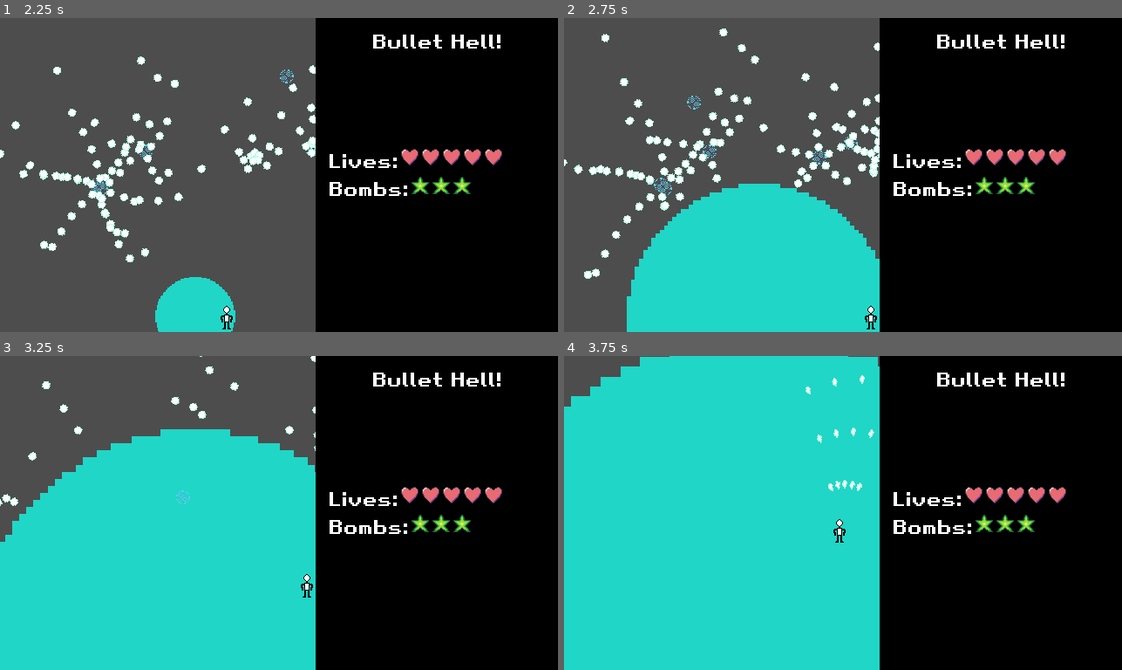
Above: before the commit, frames 1-4 (two rows, left to right).
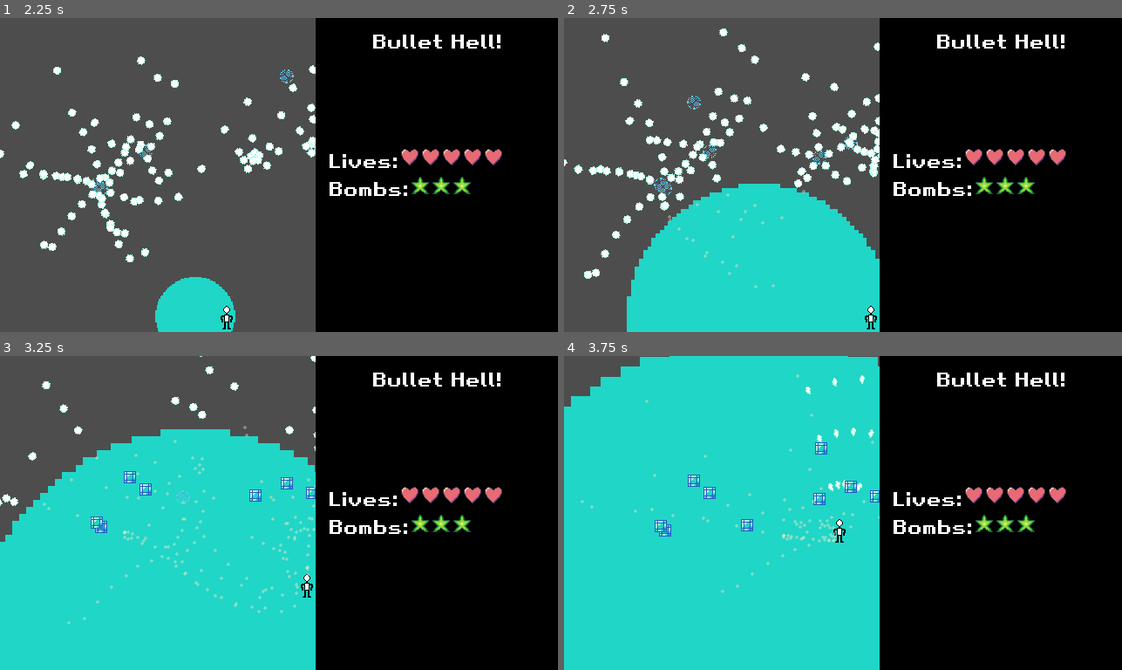
Above: after the commit, the same moments.

Repository: PhotonChaos/BulletHell
Game: Godot game, scene res://scenes/game.tscn
The game is run twice, just before and just after one commit, with the same random seed, the same clock (stepped at 60 frames per second) and the same inputs.
Inputs:
- Up to frame 1 (2.25 s): hold Right (move_right) 0.53-1.28 s; hold Shift (focus) 0.53-1.28 s; hold Down (move_down) 1.28-2.03 s; tap Z (primary) at 1.35 s; hold Right (move_right) from 2.03 s (still down); hold X (secondary) from 2.03 s (still down)
- Up to frame 2 (2.75 s): keep holding Right (move_right); keep holding X (secondary)
- Up to frame 3 (3.25 s): release Right (move_right) at 2.78 s; release X (secondary) at 2.78 s; hold Up (move_up) from 2.78 s (still down); tap Shift (focus) at 2.85 s
- Up to frame 4 (3.75 s): release Up (move_up) at 3.53 s; hold Left (move_left) from 3.53 s (still down); hold Z (primary) from 3.53 s (still down)

Frame 1 is identical in both runs. In frame 2, 0.1% of the frame differs, in the area x 18-44%, y 54-87%; in frame 3, 1.1%, in the area x 7-57%, y 22-86%; in frame 4, 0.9%.

Commit message:
Added item magnetizing and point of collection

Diff:
--- a/scenes/player.tscn
+++ b/scenes/player.tscn
@@ -18,8 +18,12 @@
 [sub_resource type="CircleShape2D" id="CircleShape2D_i3pqv"]
 radius = 12.0
 
-[sub_resource type="RectangleShape2D" id="RectangleShape2D_qlg0r"]
-size = Vector2(14, 27)
+[sub_resource type="CircleShape2D" id="CircleShape2D_qlg0r"]
+radius = 36.0139
+
+[sub_resource type="CapsuleShape2D" id="CapsuleShape2D_qlg0r"]
+radius = 7.0
+height = 28.0
 
 [node name="Player" type="RigidBody2D" groups=["player"]]
 physics_material_override = SubResource("PhysicsMaterial_dqkch")
@@ -61,13 +65,22 @@
 shape = SubResource("CircleShape2D_i3pqv")
 debug_color = Color(0, 0.7, 0.396667, 0.419608)
 
+[node name="ItemMagnetBox" type="Area2D" parent="."]
+collision_layer = 0
+collision_mask = 8
+
+[node name="CollisionShape2D" type="CollisionShape2D" parent="ItemMagnetBox"]
+position = Vector2(0, 2)
+shape = SubResource("CircleShape2D_qlg0r")
+debug_color = Color(0.606667, 0, 0.7, 0)
+
 [node name="ItemHitbox" type="Area2D" parent="."]
 collision_layer = 0
 collision_mask = 8
 
 [node name="CollisionShape2D" type="CollisionShape2D" parent="ItemHitbox"]
-position = Vector2(0, 1.5)
-shape = SubResource("RectangleShape2D_qlg0r")
+position = Vector2(0, 1)
+shape = SubResource("CapsuleShape2D_qlg0r")
 
 [node name="PlayerHitSFX" type="AudioStreamPlayer2D" parent="."]
 stream = ExtResource("4_dqkch")
@@ -78,4 +91,5 @@
 [connection signal="ready" from="." to="." method="_on_ready"]
 [connection signal="area_entered" from="HitboxSprite/PlayerHitbox" to="." method="_on_player_hitbox_area_entered"]
 [connection signal="area_entered" from="PlayerGrazebox" to="." method="_on_player_grazebox_area_entered"]
+[connection signal="area_entered" from="ItemMagnetBox" to="." method="_on_item_magnet_box_area_entered"]
 [connection signal="area_entered" from="ItemHitbox" to="." method="_on_item_hitbox_area_entered"]
--- a/scripts/bomb.gd
+++ b/scripts/bomb.gd
@@ -47,4 +47,4 @@
 
 func _on_hitbox_area_entered(area: Area2D) -> void:
 	if area is Bullet:
-		area.queue_free()
+		GameController.clear_bullet(area as Bullet, true)
--- a/scripts/enemy.gd
+++ b/scripts/enemy.gd
@@ -55,5 +55,8 @@
 func _on_killable_dead() -> void:
 	death()
 	die.emit()
+
 	GameController.play_enemy_death_sfx()
+	GameController.spawn_item(global_position, Item.ItemType.POINT)
+
 	queue_free()
--- a/scripts/game.gd
+++ b/scripts/game.gd
@@ -15,6 +15,13 @@
 #   5. Enemy Bullets
 #  10. Player Hitbox
 
+# TODO list
+#  - Add a level system
+#    - Make bullets a child of the Level node
+#    - Level node is abstract, levels are subclasses of the base Level node
+#    - Level base class has all the bullet spawn/clear methods
+#    - Level base class has enemy spawning methods + dialogue starting methods
+
 @onready var bullet_sfx = $BulletSoundPlayer as AudioStreamPlayer2D
 @onready var enemy_death_sfx = $EnemyDeathSoundPlayer as AudioStreamPlayer2D
 @onready var main_ui = $UILayer/GameplayUI as GameplayUI
@@ -23,6 +30,7 @@
 @onready var item_template: PackedScene = preload("res://scenes/pickup/item.tscn")
 
 static var _game_instance: GameController = null
+static var _player_reference: Player = null
 
 var play_sfx: bool = false
 var sfx_cooldown: float = 0
@@ -98,8 +106,10 @@
 
 static func spawn_item(_position: Vector2, type: Item.ItemType) -> Item:
 	var item: Item = _game_instance.item_template.instantiate()
+
 	item.position = _position
 	item.item_type = type
+	_game_instance.add_child(item)
 
 	return item
 
@@ -109,7 +119,10 @@
 	if not _game_instance:
 		return Vector2.ZERO
 
-	return _game_instance.get_tree().get_first_node_in_group('player').position
+	if _player_reference == null:
+		_player_reference = _game_instance.get_tree().get_first_node_in_group('player')
+
+	return _player_reference.position
 
 
 ## SFX Methods
@@ -118,18 +131,19 @@
 	_game_instance.enemy_death_sfx.play()
 
 
+static func clear_bullet(bullet: Bullet, spawn_point: bool) -> void:
+	if spawn_point:
+		spawn_item(bullet.global_position, Item.ItemType.SMALL_POINT).magnet_player = true
+
+	bullet.queue_free()
+
 ## Turns all bullets onscreen into points. [br]
 ## If [param hard_clear] is set to true, also clears strong bullets (ones which survive bombs)
 static func clear_all_bullets(hard_clear=false):
 	var bullets: Array = _game_instance.get_tree().get_nodes_in_group("enemy_bullets")
 
 	for bullet: Bullet in bullets:
-		var item: Item = spawn_item(bullet.global_position, Item.ItemType.SMALL_POINT)
-
-		item.magnet_player = true
-		_game_instance.add_child(item)
-
-		bullet.queue_free()
+		clear_bullet(bullet, true)
 
 
 func spawn_enemies():
--- a/scripts/item.gd
+++ b/scripts/item.gd
@@ -23,9 +23,10 @@
 # In all other cases, this is not used.
 #var item_value_map: Dictionary[ItemType, int]
 
-const MAGNET_SPEED = 90
 const GRAVITY = 20
 const MAX_FALL_SPEED = 50
+
+const MAGNET_SPEED = 220
 
 # Item values
 const POINT_VALUE_FULL = 10000
@@ -36,7 +37,6 @@
 const POINT_OF_COLLECTION = 50
 
 var magnet_player = false
-
 var _fall_speed = 0
 
 @onready var sprite = $Sprite2D as Sprite2D
@@ -63,9 +63,12 @@
 		player.add_lives(1)
 
 func _physics_process(delta: float) -> void:
+	if GameController.get_player_pos().y <= POINT_OF_COLLECTION:
+		magnet_player = true
+
 	if magnet_player:
 		position += (GameController.get_player_pos() - position).normalized() * MAGNET_SPEED * delta
 	else:
 		_fall_speed = min(_fall_speed + 0.5 * GRAVITY * delta, MAX_FALL_SPEED)
-		position += _fall_speed * delta
+		position += Vector2(0, _fall_speed * delta)
 		_fall_speed = min(_fall_speed + 0.5 * GRAVITY * delta, MAX_FALL_SPEED)
--- a/scripts/player.gd
+++ b/scripts/player.gd
@@ -186,3 +186,8 @@
 	if area is Item:
 		(area as Item).apply(self)
 		area.queue_free()
+
+
+func _on_item_magnet_box_area_entered(area: Area2D) -> void:
+	if area is Item:
+		(area as Item).magnet_player = true
Not shown: 1 places in scenes/player.tscn that only renumber resources
